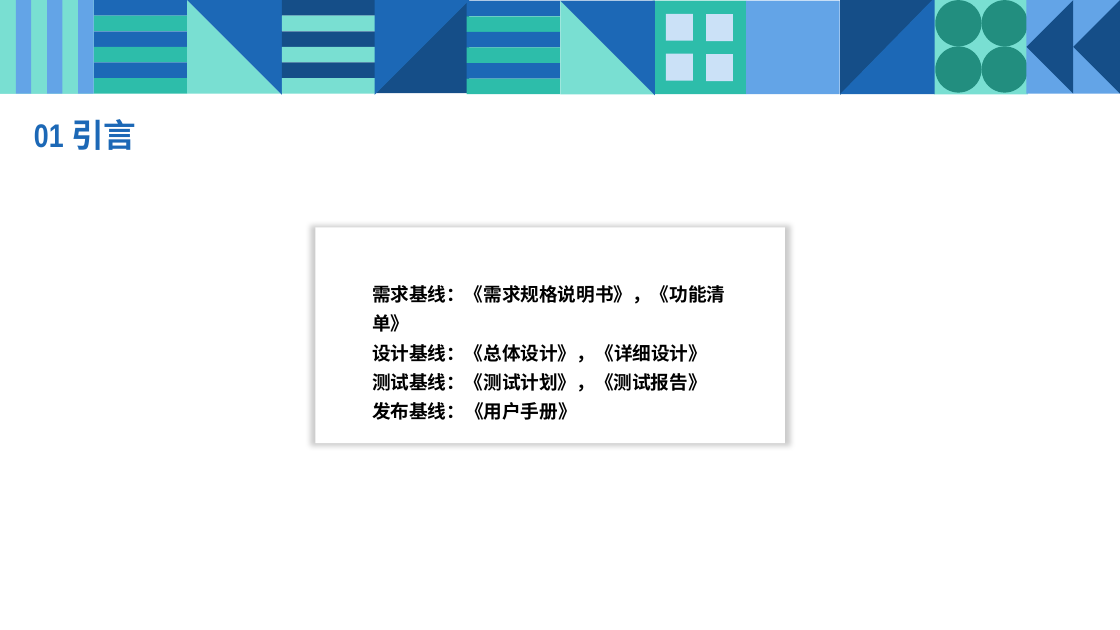
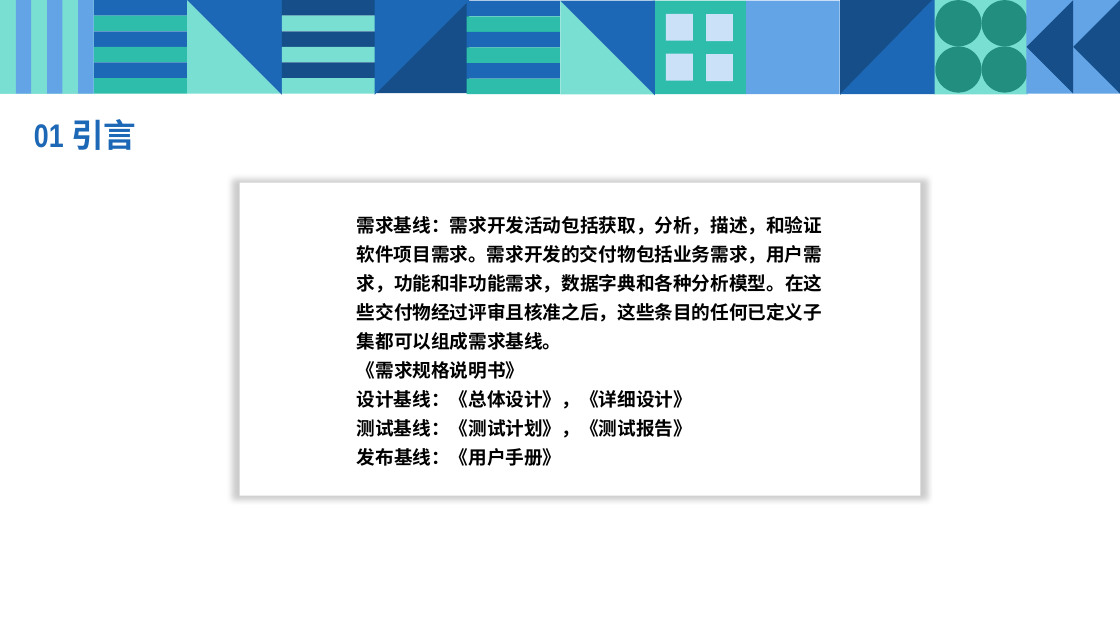
Before and after one commit to JanHonan/store, a slide deck: slide 8 of ppt/PRD2017-G2-项目计划PPT.pptx (slide 7 before the commit). Drawn at 1120x630 pixels with LibreOffice and Linux fonts; fonts in the diff are those of the drawing. Boxes give left, top, right and bottom in pixels: in the first picture for what was removed or moved away, otherwise in the second. Text is boxed around its words. In the diff, an @@ line names an element or a change of style, - is before the commit and + after.

Commit message:
项目计划  1.0.4.171028   项目计划ppt    1.0.4.171028   版本号命名规范

```diff
--- a/ppt/PRD2017-G2-项目计划PPT.pptx
+++ b/ppt/PRD2017-G2-项目计划PPT.pptx
@@ rectangle: place and size @@
-rectangle at <box>315,228,785,444</box>
+rectangle at <box>239,183,920,496</box>
@@ text "需求基线：需求开发活动包括获取，分析，描述，和验证软件项目需求。需求开发的交付物包括业务需求，用户需求，功能和非功能需求 ...": place and size @@
-text "需求基线：需求开发活动包括获取，分析，描述，和验证软件项目需求。需求开发的交付物包括业务需求，用户需求，功能和非功能需求 ..." at <box>372,285,725,420</box>
+text "需求基线：需求开发活动包括获取，分析，描述，和验证软件项目需求。需求开发的交付物包括业务需求，用户需求，功能和非功能需求 ..." at <box>357,216,823,466</box>
@@ text at <box>357,216,823,379</box>: text changed @@
-需求基线：《需求规格说明书》，《功能清单》
+需求基线：需求开发活动包括获取，分析，描述，和验证软件项目需求。需求开发的交付物包括业务需求，用户需求，功能和非功能需求，数据字典和各种分析模型。在这些交付物经过评审且核准之后，这些条目的任何已定义子集都可以组成需求基线。
+《需求规格说明书》
```
Also in this commit, not shown: 4 other slides changed, 1 slide added, 2 other files.
